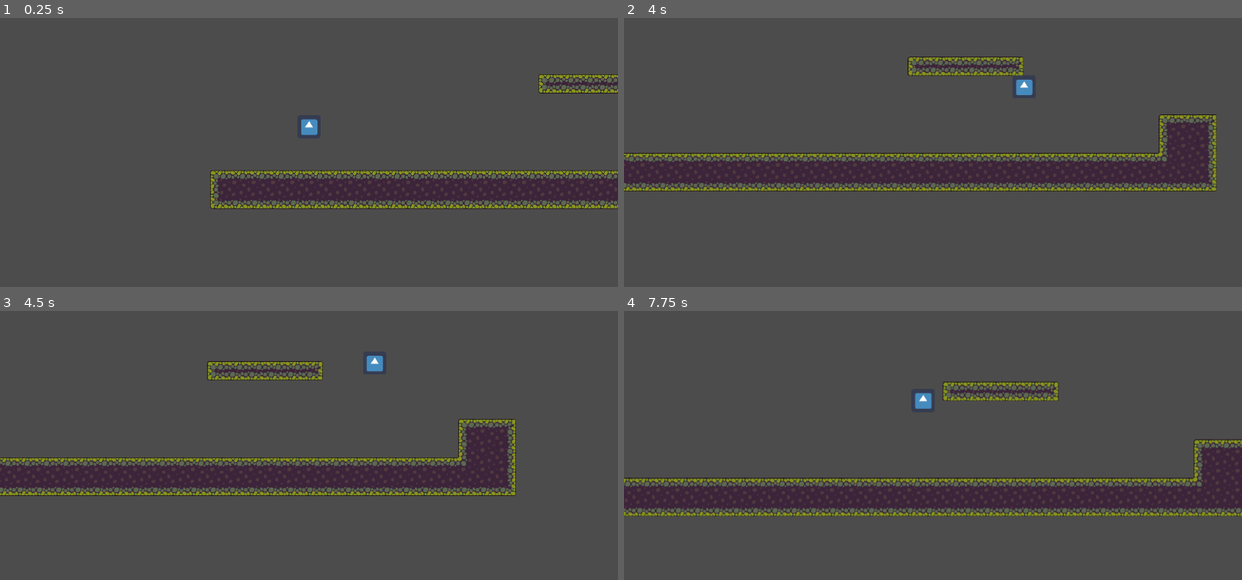
Above: before the commit, frames 1-4 (two rows, left to right).
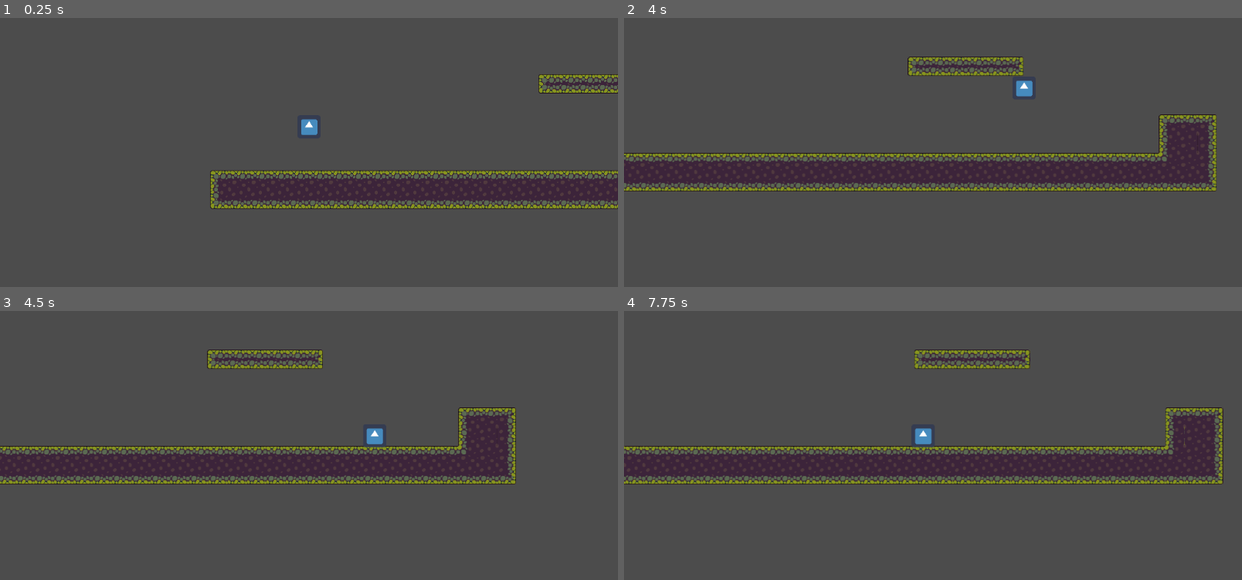
Above: after the commit, the same moments.

Repository: lasive/roots
Game: Godot game, scene res://MainScene.tscn
Same seed, same stepped clock (60 frames per second), same inputs: the game is played once before the commit and once after it. The engine's default icon, where the game draws it, is replaced by a stand-in: a white triangle on a blue panel in a dark square.
Inputs:
- Up to frame 1 (0.25 s): no input
- Up to frame 2 (4 s): hold Right (move_right) 0.53-2.03 s; tap Up (jump) at 0.6, 0.77, 1.07, 1.35, 1.52, 1.82, 2.1, 2.85, 3.02, 3.32, 3.6, 3.77 s; hold Left (move_left) 2.03-2.78 s; hold Right (move_right) from 2.78 s (still down)
- Up to frame 3 (4.5 s): tap Up (jump) at 4.07, 4.35 s; release Right (move_right) at 4.28 s; hold Left (move_left) from 4.28 s (still down)
- Up to frame 4 (7.75 s): tap Up (jump) at 4.52, 4.82, 5.1, 5.85, 6.02, 6.32, 6.6, 6.77, 7.07, 7.35, 7.52 s; release Left (move_left) at 5.03 s; hold Right (move_right) 5.03-5.78 s; hold Left (move_left) 5.78-7.28 s; hold Right (move_right) from 7.28 s (still down)

Frame 1 is identical in both runs. In frame 2, less than 0.1% of the frame differs, in the area x 63-67%, y 21-30%; in frame 3, 12%; in frame 4, 25%, in the area x 0-100%, y 14-77%.

Commit message:
moving

Diff:
--- a/Player.gd
+++ b/Player.gd
@@ -41,6 +41,7 @@
 		if is_on_floor():
 			velocity.y = jump_speed
 			print(2)
-		if  is_on_wall():
+		elif  is_on_wall():
 			velocity.y = jump_speed
-	move_and_slide(velocity)
+			print(3)
+	move_and_slide(velocity,Vector2.UP)
